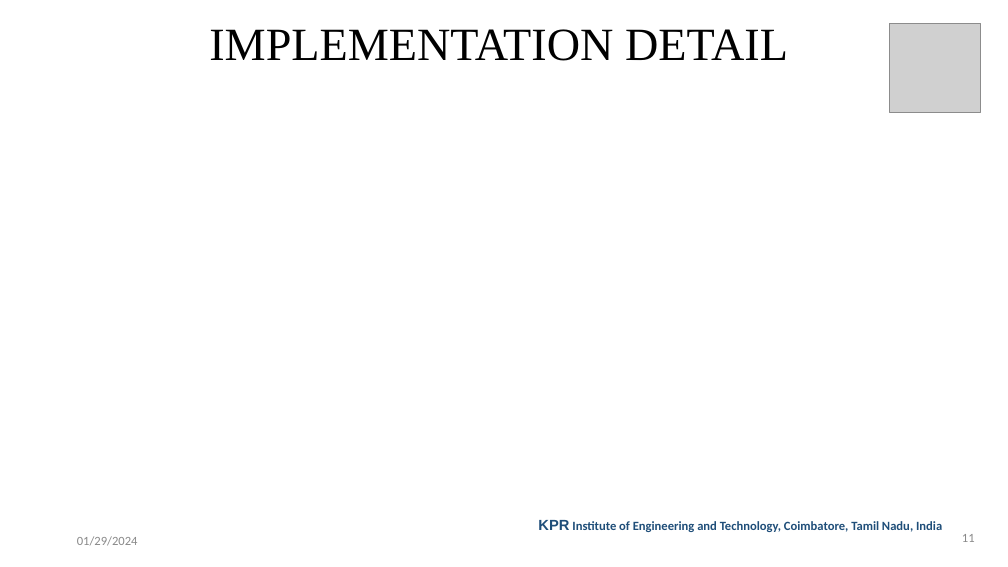
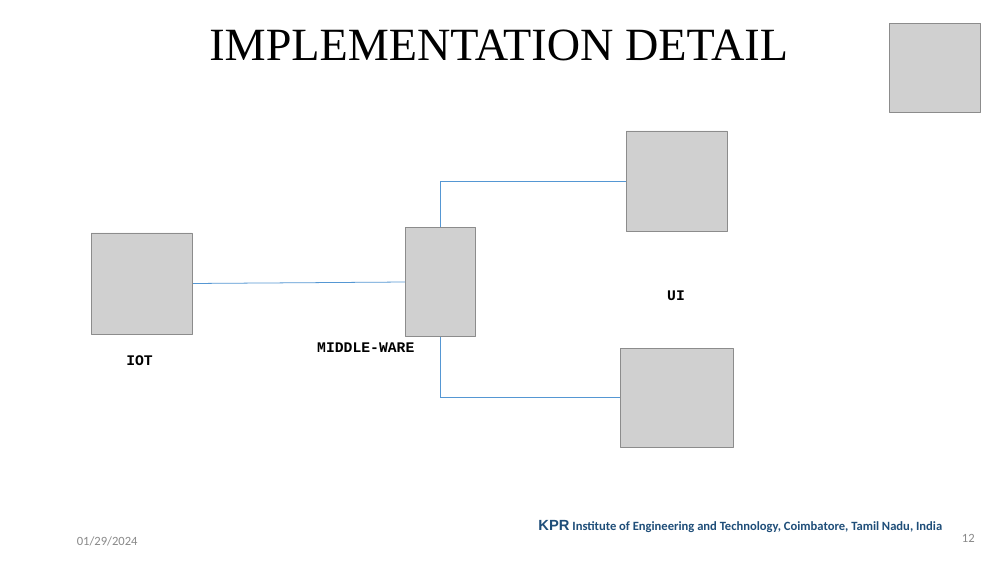
Before and after one commit to ARAVIND1702/ALAS_PPT, a slide deck: slide 12 of First Review-PPT_Template.pptx (slide 11 before the commit). Drawn at 1008x567 pixels with LibreOffice and Linux fonts; fonts in the diff are those of the drawing; grey boxes stand for pictures; background and template pictures are left out. Boxes give left, top, right and bottom in pixels: in the first picture for what was removed or moved away, otherwise in the second. Text is boxed around its words. In the diff, an @@ line names an element or a change of style, - is before the commit and + after.

```diff
--- a/First Review-PPT_Template.pptx
+++ b/First Review-PPT_Template.pptx
@@ picture added at (626, 131, 727, 231) @@
@@ line added from (441, 260) to (441, 181), #5698D3 0.75 pt @@
@@ line added from (441, 181) to (626, 181), #5698D3 0.75 pt @@
@@ picture added at (91, 233, 192, 334) @@
@@ picture added at (405, 227, 476, 337) @@
@@ line added from (192, 284) to (418, 282), #5698D3 0.75 pt @@
@@ text added at (667, 290, 685, 300), 14 pt, text #000000, bold @@
+UI
@@ line added from (441, 318) to (441, 398), #5698D3 0.75 pt @@
@@ text added at (126, 355, 152, 365), 14 pt, text #000000, bold @@
+IOT
@@ text added at (317, 342, 414, 352), 14 pt, text #000000, bold @@
+MIDDLE-WARE
@@ picture added at (620, 349, 734, 447) @@
@@ line added from (441, 398) to (620, 398), #5698D3 0.75 pt @@
@@ page number at (962, 534, 975, 542): text changed @@
-11
+12
```
Also in this commit, not shown: 12 other slides changed, 1 slide added.
